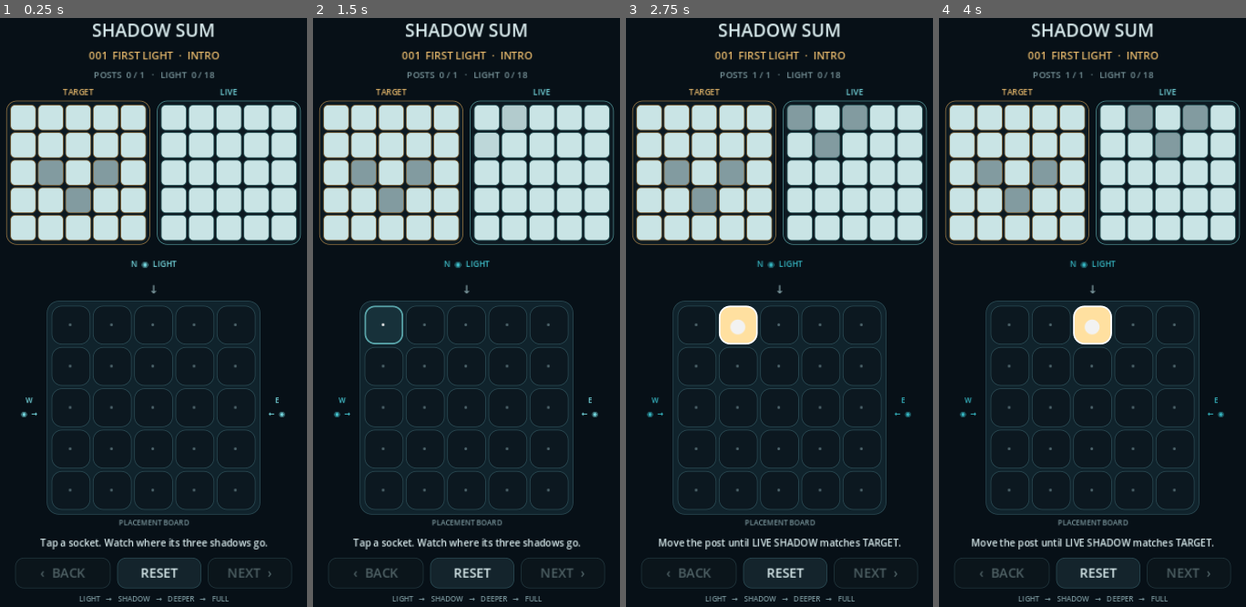
Above: before the commit, frames 1-4 (left to right).
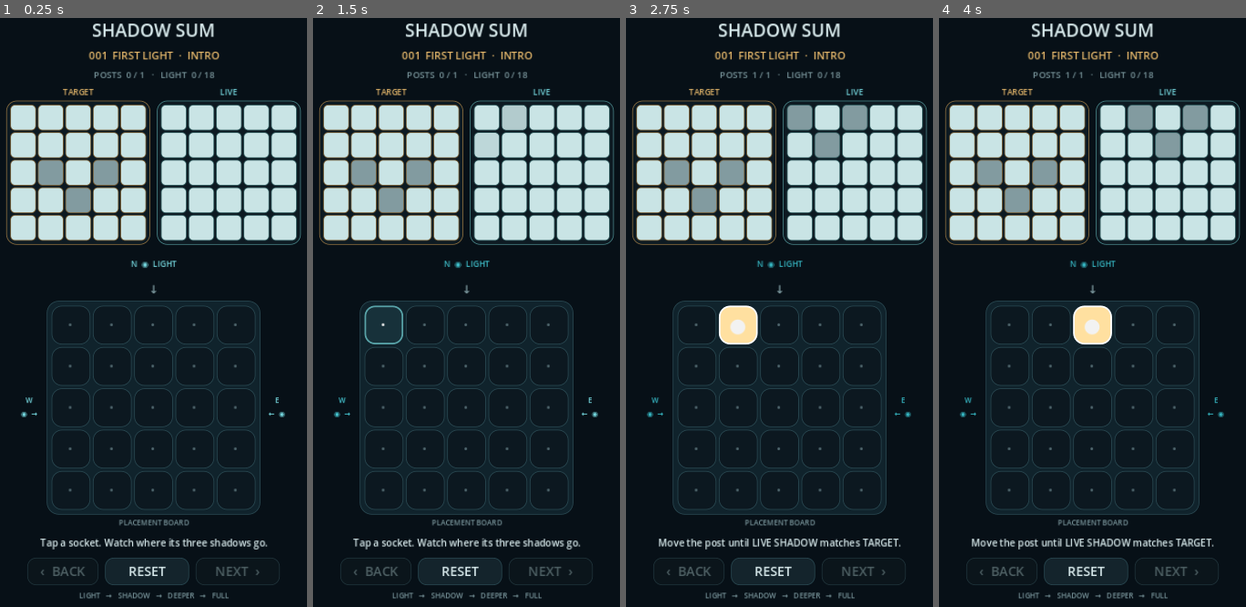
Above: after the commit, the same moments.

Repository: madowaku/shadow-sum
Game: Godot game, scene res://scenes/main.tscn
The game is run twice, just before and just after one commit, with the same random seed, the same clock (stepped at 60 frames per second) and the same inputs.
Inputs:
- Up to frame 1 (0.25 s): no input
- Up to frame 2 (1.5 s): click "·" at 0.5 s; click "●" at 1.25 s
- Up to frame 3 (2.75 s): click "·" at 2 s
- Up to frame 4 (4 s): click "●" at 2.75 s; click "·" at 3.5 s

The runs differ from the first frame. In frame 1, 1.0% of the frame differs, in the area x 5-95%, y 91-100%; in frame 2, 1.0%; in frame 3, 1.0%; in frame 4, 1.0%.

Commit message:
testability: isolate progress storage paths

Diff:
--- a/src/progress_main.gd
+++ b/src/progress_main.gd
@@ -22,6 +22,11 @@
 
 
 func _ready() -> void:
+	if progress_path == DEFAULT_PROGRESS_PATH and OS.has_environment("SHADOW_SUM_PROGRESS_PATH"):
+		var override_path := OS.get_environment("SHADOW_SUM_PROGRESS_PATH")
+		if not override_path.is_empty():
+			progress_path = override_path
+
 	super._ready()
 	_build_progress_controls()
 	_load_progress()
@@ -95,8 +100,8 @@
 	back_button = Button.new()
 	back_button.name = "BackButton"
 	back_button.text = "‹  BACK"
+	_style_footer_button(back_button, false)
 	back_button.custom_minimum_size = Vector2(88, 34)
-	_style_footer_button(back_button, false)
 	back_button.pressed.connect(_go_previous_stage)
 	footer.add_child(back_button)
 	footer.move_child(back_button, 0)
@@ -122,13 +127,13 @@
 	if file == null:
 		return
 	var parsed = JSON.parse_string(file.get_as_text())
-	if not parsed is Dictionary:
+	if not (parsed is Dictionary):
 		return
 	if int(parsed.get("version", 0)) != PROGRESS_VERSION:
 		return
 
 	var completed = parsed.get("completed", [])
-	if not completed is Array:
+	if not (completed is Array):
 		return
 	for value in completed:
 		var id := int(value)
